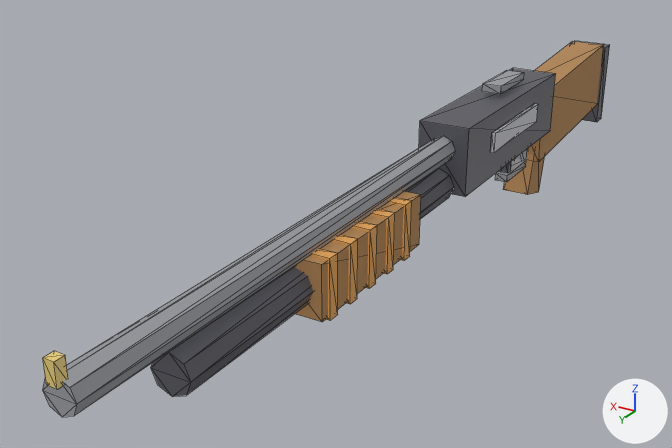
Before and after pictures for a commit that changed the glTF model assets/models/shotgun.glb.
One viewpoint serves both versions: a 50 mm camera at (-0.512, 1.466, 0.465) aimed at (0.114, 0.422, -0.057). The lights are fixed; the arrows at lower right show +X, +Y and +Z. The older version comes first. Mesh edges are drawn as thin lines. Vertices at exactly the same position are counted once.

In view in the first picture: 'Shotgun'.
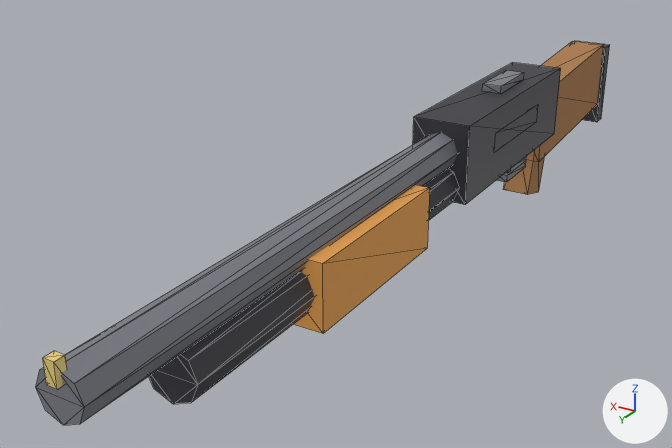
Patch to the scene script:
```diff
--- a/assets/models/shotgun.glb.py
+++ b/assets/models/shotgun.glb.py
@@ mat_gun_black @@
+mat_gun_black = principled_material('gun_black')
+mat_gun_black.base_color = (0.035, 0.035, 0.045)  # dark grey #35353c
+mat_gun_black.roughness = 0.45
@@ mat_gun_gunmetal @@
+mat_gun_gunmetal = principled_material('gun_gunmetal')
+mat_gun_gunmetal.base_color = (0.2, 0.21, 0.24)  # grey #7c7e86
+mat_gun_gunmetal.roughness = 0.3
@@ mat_gun_walnut @@
+mat_gun_walnut = principled_material('gun_walnut')
+mat_gun_walnut.base_color = (0.42, 0.2, 0.07)  # brown #ad7c4b
+mat_gun_walnut.roughness = 0.85
@@ mat_gun_orange2 @@
+mat_gun_orange2 = principled_material('gun_orange2')
+mat_gun_orange2.base_color = (0.8, 0.36, 0.08)  # orange #e7a250
+mat_gun_orange2.roughness = 0.8
@@ me_shotgun @@
-me_shotgun.from_pydata(...)  # 168 vertices, 260 faces; spans x -0.042..0.042, y -0.375..1.046, z -0.141..0.098
-me_shotgun.vertices[104].co = (-0.031, -0.353, -0.05)
-me_shotgun.vertices[105].co = (-0.031, -0.346, 0.07)  # pixel (603, 44)
-me_shotgun.vertices[106].co = (-0.031, -0.014, -0.07)  # pixel (538, 162)
-me_shotgun.vertices[107].co = (-0.031, -0.007, 0.05)
-me_shotgun.vertices[108].co = (0.031, -0.353, -0.05)
-me_shotgun.vertices[109].co = (0.031, -0.346, 0.07)  # pixel (572, 41)
-me_shotgun.vertices[110].co = (0.031, -0.014, -0.07)
-me_shotgun.vertices[111].co = (0.031, -0.007, 0.05)
-me_shotgun.vertices[112].co = (-0.023, -0.054, -0.141)  # pixel (538, 192)
-me_shotgun.vertices[113].co = (-0.023, -0.084, -0.024)
-me_shotgun.vertices[114].co = (-0.023, 0.004, -0.126)  # pixel (527, 194)
-me_shotgun.vertices[115].co = (-0.023, -0.026, -0.009)
-me_shotgun.vertices[116].co = (0.023, -0.054, -0.141)
-me_shotgun.vertices[117].co = (0.023, -0.084, -0.024)
-me_shotgun.vertices[118].co = (0.023, 0.004, -0.126)  # pixel (503, 189)
-me_shotgun.vertices[119].co = (0.023, -0.026, -0.009)
+me_shotgun.from_pydata(...)  # 168 vertices, 260 faces; spans x -0.043..0.043, y -0.375..1.046, z -0.141..0.098
+# me_shotgun part 1: the loose piece of 8 vertices spanning x -0.038..0.038, y -0.04..0.32, z -0.02..0.08 is scaled about its middle by (1.13, 1.06, 1.15)
+# me_shotgun part 2: the loose piece of 16 vertices spanning x -0.024..0.024, y 0.33..0.91, z -0.029..0.019 is scaled about its middle by (1.33, 1, 1.33)
+# me_shotgun part 3: the loose piece of 16 vertices spanning x -0.019..0.019, y 0.32..1.04, z 0.026..0.064 is scaled about its middle by (1.42, 1, 1.42)
+# me_shotgun part 4: the loose piece of 8 vertices spanning x -0.035..0.035, y 0.46..0.7, z -0.04..0.03 is scaled about its middle by (1.21, 1.08, 1.21)
+# me_shotgun part 5: the loose piece of 8 vertices spanning x -0.038..0.038, y 0.492..0.508, z -0.043..0.033 is moved by (0.0, 0.09, 0.0)
+# me_shotgun part 6: the loose piece of 8 vertices spanning x -0.038..0.038, y 0.537..0.553, z -0.043..0.033 is moved by (0.0, 0.09, 0.0)
+# me_shotgun part 7: the loose piece of 8 vertices spanning x -0.038..0.038, y 0.582..0.598, z -0.043..0.033 is moved by (0.0, 0.09, 0.0)
+# me_shotgun part 8
+me_shotgun.vertices[104].co = (-0.038, 0.492, -0.043)
+me_shotgun.vertices[105].co = (-0.038, 0.492, 0.033)
+me_shotgun.vertices[106].co = (-0.038, 0.508, -0.043)
+me_shotgun.vertices[107].co = (-0.038, 0.508, 0.033)
+me_shotgun.vertices[108].co = (0.038, 0.492, -0.043)
+me_shotgun.vertices[109].co = (0.038, 0.492, 0.033)
+me_shotgun.vertices[110].co = (0.038, 0.508, -0.043)
+me_shotgun.vertices[111].co = (0.038, 0.508, 0.033)
+me_shotgun.vertices[112].co = (-0.038, 0.537, -0.043)
+me_shotgun.vertices[113].co = (-0.038, 0.537, 0.033)
+me_shotgun.vertices[114].co = (-0.038, 0.553, -0.043)
+me_shotgun.vertices[115].co = (-0.038, 0.553, 0.033)
+me_shotgun.vertices[116].co = (0.038, 0.537, -0.043)
+me_shotgun.vertices[117].co = (0.038, 0.537, 0.033)
+me_shotgun.vertices[118].co = (0.038, 0.553, -0.043)
+me_shotgun.vertices[119].co = (0.038, 0.553, 0.033)
+# me_shotgun part 9: 64 faces spanning x -0.043..0.043, y -0.375..0.91, z -0.085..0.087 switch from mat_gun_dark (dark grey #595961) to mat_gun_black (dark grey #35353c)
+# me_shotgun part 10: 64 faces spanning x -0.027..0.027, y -0.021..1.04, z -0.081..0.098 switch from mat_gun_steel (grey #9ea0a6) to mat_gun_gunmetal (grey #7c7e86)
+# me_shotgun part 11: 36 faces spanning x -0.043..0.043, y 0.45..0.71, z -0.047..0.038 switch from mat_gun_wood (orange #b38655) to mat_gun_orange2 (orange #e7a250)
+# me_shotgun part 12: 12 faces spanning x -0.006..0.006, y 1.034..1.046, z 0.058..0.083 switch from mat_gun_orange (orange #e5a659) to mat_gun_brass (yellow #edd37c)
+# me_shotgun part 13: 36 faces spanning x -0.038..0.038, y 0.582..0.688, z -0.043..0.033 switch from mat_gun_orange (orange #e5a659) to mat_gun_orange2 (orange #e7a250)
+# me_shotgun part 14: 12 faces spanning x -0.031..0.031, y -0.353..-0.007, z -0.07..0.07 switch from mat_gun_orange (orange #e5a659) to mat_gun_walnut (brown #ad7c4b)
+# me_shotgun part 15: 12 faces spanning x -0.023..0.023, y -0.084..0.004, z -0.141..-0.009 switch from mat_gun_brass (yellow #edd37c) to mat_gun_walnut (brown #ad7c4b)
+# other edits to the shape of me_shotgun do not show in these pictures
 me_shotgun.materials.append(mat_accent)
```

Changed parts and their boxes (x1, y1, x2, y2) in the pictures (672 x 448 px; the box of a moved part takes in the faces that stretch with it):
'Shotgun', reshaped
    before: (43, 41, 610, 417)
    after: (36, 41, 610, 425)
part 1 of me_shotgun, moved or reshaped
    before: (419, 68, 555, 197)
    after: (413, 62, 561, 205)
part 2 of me_shotgun, moved or reshaped
    before: (151, 169, 454, 397)
    after: (149, 169, 459, 404)
part 3 of me_shotgun, moved or reshaped
    before: (43, 136, 455, 417)
    after: (36, 132, 458, 425)
part 4 of me_shotgun, moved or reshaped
    before: (294, 191, 421, 322)
    after: (293, 185, 430, 334)
part 5 of me_shotgun, moved or reshaped (not visible afterwards)
    before: (388, 197, 412, 261)
part 6 of me_shotgun, moved or reshaped (not visible afterwards)
    before: (370, 209, 395, 274)
part 7 of me_shotgun, moved or reshaped (not visible afterwards)
    before: (351, 221, 377, 289)
part 8 of me_shotgun, moved or reshaped (not visible afterwards)
    before: (503, 41, 604, 195)
part 9 of me_shotgun, recoloured
    before: (151, 42, 610, 397)
    after: (149, 42, 610, 404)
part 10 of me_shotgun, recoloured
    before: (43, 70, 528, 417)
    after: (36, 70, 527, 425)
part 11 of me_shotgun, recoloured
    before: (294, 42, 604, 322)
    after: (293, 185, 430, 334)
part 12 of me_shotgun, recoloured
    before: (331, 235, 358, 304)
    after: (44, 354, 67, 389)
part 13 of me_shotgun, recoloured (orange)
    before: (351, 197, 412, 289)
part 14 of me_shotgun, recoloured
    before: (310, 249, 338, 320)
    after: (530, 42, 604, 161)
part 15 of me_shotgun, recoloured
    before: (44, 354, 68, 389)
    after: (504, 154, 535, 185)
